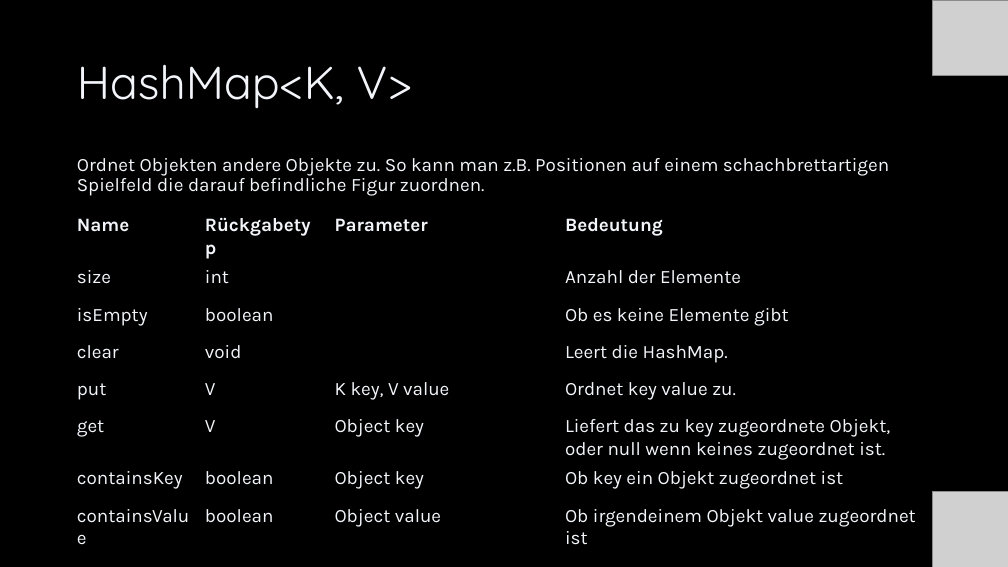
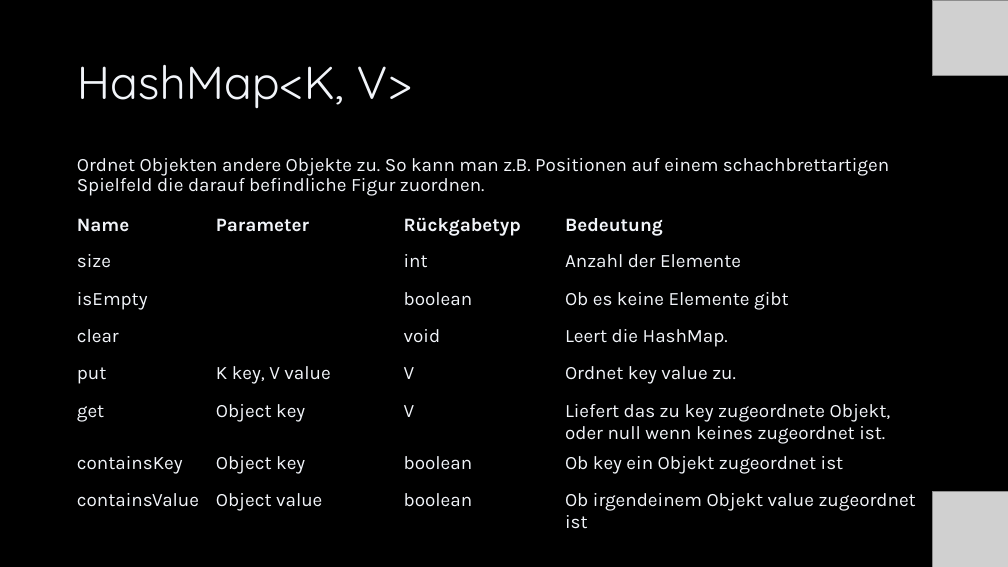
Before and after one commit to Cactusroot/Java, a slide deck: slide 98 of src/Java.pptx (slide 91 before the commit). Drawn at 1008x567 pixels with LibreOffice and Linux fonts; fonts in the diff are those of the drawing; grey boxes stand for pictures. Boxes give left, top, right and bottom in pixels: in the first picture for what was removed or moved away, otherwise in the second. Text is boxed around its words. In the diff, an @@ line names an element or a change of style, - is before the commit and + after.

```diff
--- a/src/Java.pptx
+++ b/src/Java.pptx
@@ table at <box>70,211,939,540</box> @@
-row 1, column 2: Rückgabetyp
+row 1, column 2: Parameter
-row 1, column 3: Parameter
+row 1, column 3: Rückgabetyp
-row 2, column 2: int
+row 2, column 2: 
-row 2, column 3: 
+row 2, column 3: int
-row 3, column 2: boolean
+row 3, column 2: 
-row 3, column 3: 
+row 3, column 3: boolean
-row 4, column 2: void
+row 4, column 2: 
-row 4, column 3: 
+row 4, column 3: void
-row 5, column 2: V
+row 5, column 2: K key, V value
-row 5, column 3: K key, V value
+row 5, column 3: V
-row 6, column 2: V
+row 6, column 2: Object key
-row 6, column 3: Object key
+row 6, column 3: V
-row 7, column 2: boolean
+row 7, column 2: Object key
-row 7, column 3: Object key
+row 7, column 3: boolean
-row 8, column 2: boolean
+row 8, column 2: Object value
-row 8, column 3: Object value
+row 8, column 3: boolean
```
Also in this commit, not shown: 23 other slides changed, 9 slides added, 2 slides removed, 2 other files.
